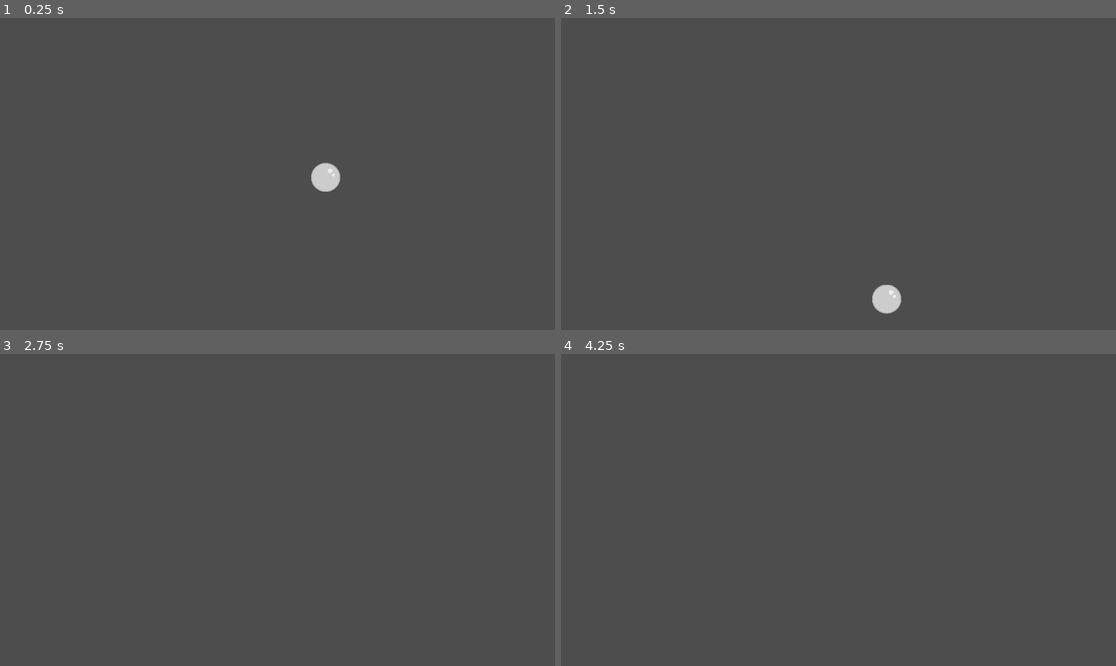
Above: before the commit, frames 1-4 (two rows, left to right).
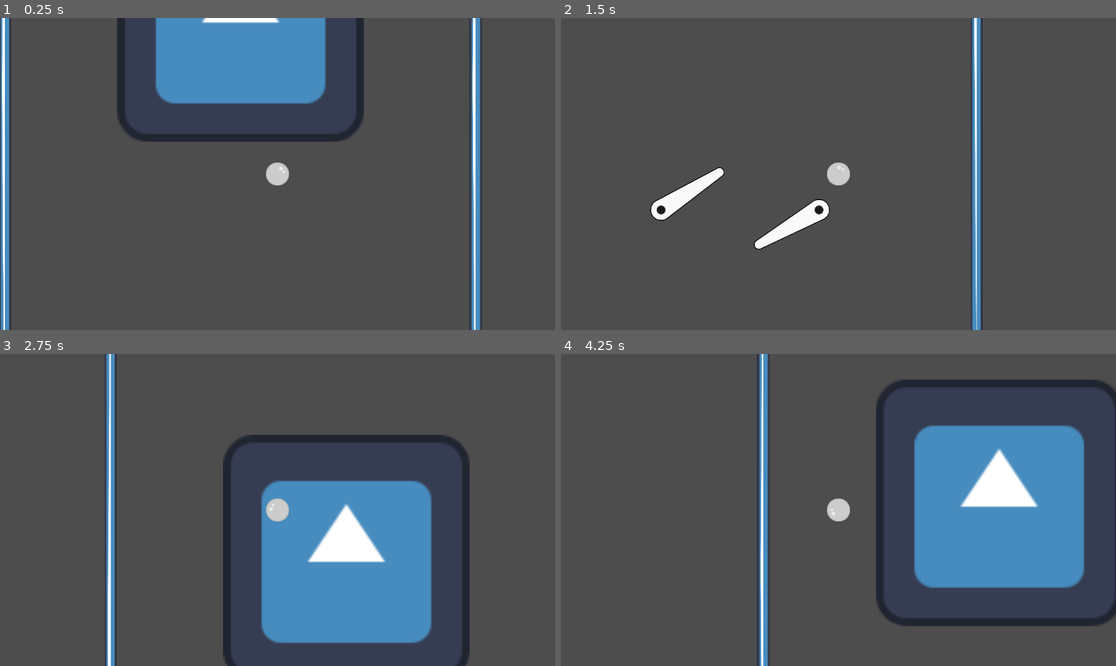
Above: after the commit, the same moments.

Repository: BradyMenswar/pinball-puzzle-game
Game: Godot game, scene res://Main.tscn
Same seed, same stepped clock (60 frames per second), same inputs: the game is played once before the commit and once after it. The engine's default icon, where the game draws it, is replaced by a stand-in: a white triangle on a blue panel in a dark square.
Inputs:
- Up to frame 1 (0.25 s): no input
- Up to frame 2 (1.5 s): hold D (paddle_right) 0.53-1.28 s; hold A (paddle_left) from 1.28 s (still down)
- Up to frame 3 (2.75 s): release A (paddle_left) at 2.03 s; hold D (paddle_right) from 2.03 s (still down)
- Up to frame 4 (4.25 s): release D (paddle_right) at 3.53 s; hold A (paddle_left) from 3.53 s (still down)

The runs differ from the first frame. In frame 1, 15% of the frame differs, in the area x 0-87%, y 0-100%; in frame 2, 3.8%; in frame 3, 21%; in frame 4, 22%, in the area x 35-100%, y 0-100%.

Commit message:
#Made camera follow ball, increased gravity of ball, added bounce to ball, decreased flip force and scale factor

Diff:
--- a/Flipper.gd
+++ b/Flipper.gd
@@ -1,6 +1,6 @@
 extends RigidBody2D
-@export var flip_force = 2000
-@export var scale_factor = 1000
+@export var flip_force = 50
+@export var scale_factor = 1
 @export var is_right = false
 var rest_rotation = 30
 var side_bias = 1
--- a/Main.tscn
+++ b/Main.tscn
@@ -6,6 +6,10 @@
 
 [sub_resource type="RectangleShape2D" id="RectangleShape2D_h4p6v"]
 size = Vector2(4915, 101)
+
+[sub_resource type="PhysicsMaterial" id="PhysicsMaterial_g3uob"]
+friction = 0.0
+bounce = 0.25
 
 [node name="Node2D" type="Node2D"]
 
@@ -41,9 +45,6 @@
 scale = Vector2(-1, 1)
 is_right = true
 
-[node name="Camera2D" type="Camera2D" parent="."]
-zoom = Vector2(0.25, 0.25)
-
 [node name="StaticBody2D" type="StaticBody2D" parent="."]
 
 [node name="CollisionPolygon2D" type="CollisionPolygon2D" parent="StaticBody2D"]
@@ -54,4 +55,16 @@
 polygon = PackedVector2Array(-879, 1866, -2440, 637, -801, 2961, 1597, 2964, 2682, 677, 879, 1866, 1111, 1862, 1025, 2234, 690, 2852, -629, 2841, -1201, 1862)
 
 [node name="Ball" parent="." instance=ExtResource("3_4ocnq")]
+top_level = true
 position = Vector2(400, 2.08165e-12)
+mass = 3.0
+physics_material_override = SubResource("PhysicsMaterial_g3uob")
+gravity_scale = 5.0
+
+[node name="Camera2D" type="Camera2D" parent="Ball"]
+zoom = Vector2(0.2, 0.2)
+
+[node name="Sprite2D" type="Sprite2D" parent="."]
+position = Vector2(17, -1471)
+scale = Vector2(20, 20)
+texture = ExtResource("3_3iv0c")
Not shown: 1 places in Main.tscn that only renumber resources
